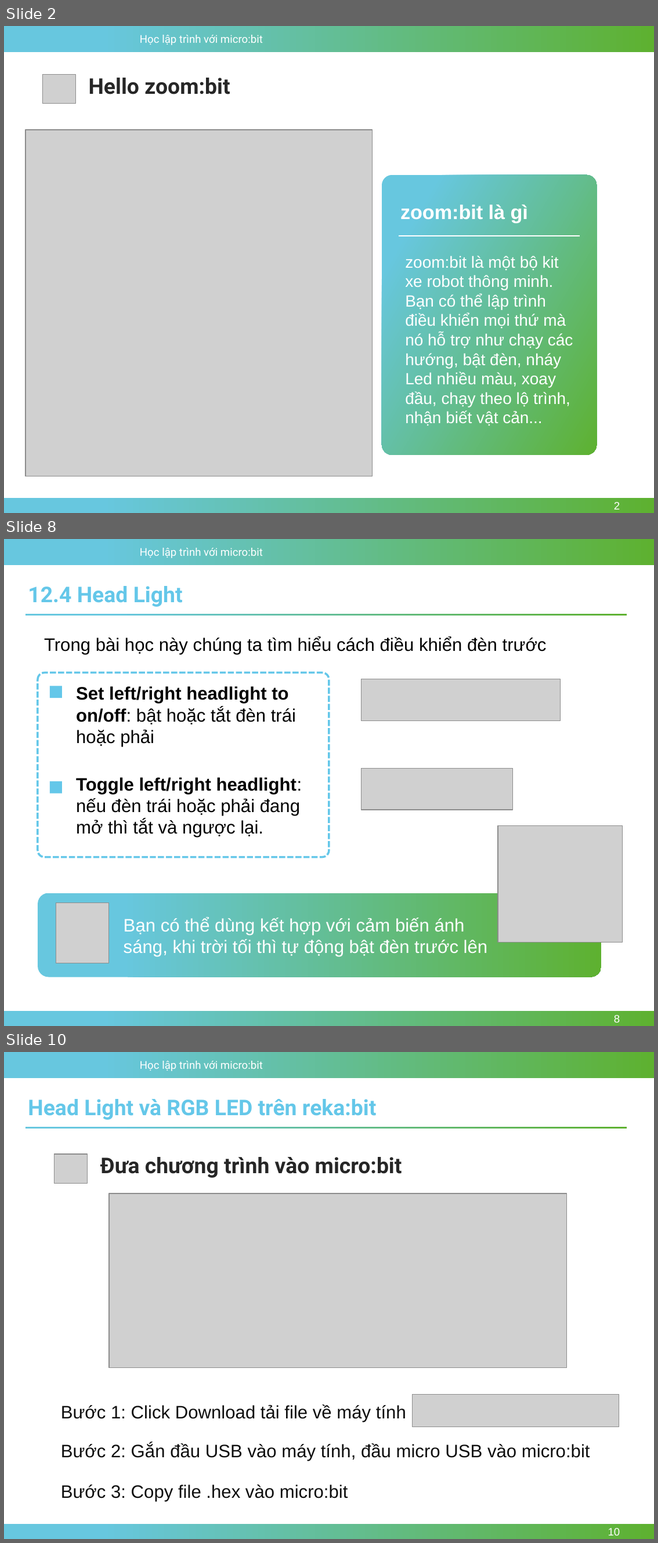
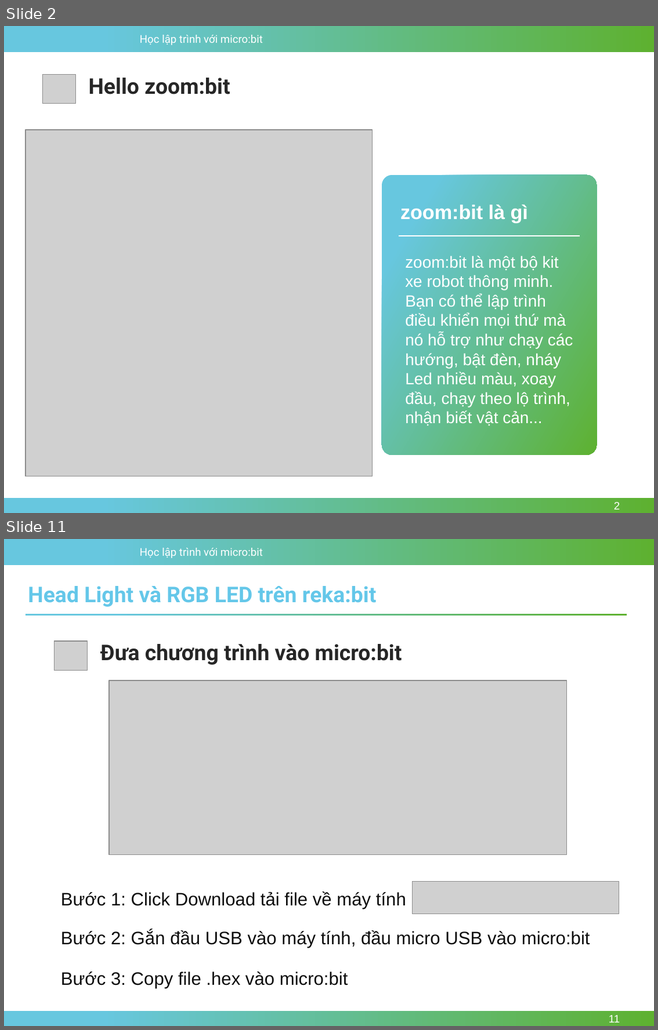
Before and after one commit to nhannn87dn/Learn-microbit, a slide deck: Lessions/Bai-16-Maker-Line-Sensor/Bai-16-Maker-Line-Sensor.pptx. Shown one above the other, each under a label of ours: slides 2, 8 and 10 before the commit, slides 2 and 11 after it; the slides between them are not shown. The pictures are 658x1543 and 658x1030 pixels, drawn with LibreOffice and Linux fonts; fonts in the diff are those of the drawing; grey boxes stand for pictures; background and template pictures are left out. Boxes give left, top, right and bottom in pixels: in the first picture for what was removed or moved away, otherwise in the second. Text is boxed around its words. In the diff, an @@ line names an element or a change of style, - is before the commit and + after.

```diff
--- a/Lessions/Bai-16-Maker-Line-Sensor/Bai-16-Maker-Line-Sensor.pptx
+++ b/Lessions/Bai-16-Maker-Line-Sensor/Bai-16-Maker-Line-Sensor.pptx
@@ slide 8 removed at (4, 539, 654, 1026), background #FFFFFF; not listed: 3 template elements that a slide beside it also shows @@
@@ text removed at (28, 586, 183, 607) @@
-12.4 Head Light
@@ rectangle removed at (25, 614, 626, 616) @@
@@ text removed at (44, 636, 546, 654) @@
-Trong bài học này chúng ta tìm hiểu cách điều khiển đèn trước
@@ rounded rectangle removed at (38, 673, 329, 857) @@
@@ rectangle removed at (49, 686, 62, 698) @@
@@ text removed at (76, 686, 296, 747) @@
-Set left/right headlight to on/off: bật hoặc tắt đèn trái hoặc phải
@@ picture removed at (361, 679, 560, 721) @@
@@ rectangle removed at (49, 781, 62, 794) @@
@@ text removed at (76, 777, 302, 838) @@
-Toggle left/right headlight: nếu đèn trái hoặc phải đang mở thì tắt và ngược lại.
@@ picture removed at (361, 769, 512, 810) @@
@@ picture removed at (498, 826, 622, 943) @@
@@ rounded rectangle removed at (38, 893, 601, 977) @@
@@ picture removed at (56, 903, 108, 963) @@
@@ text removed at (123, 917, 488, 957) @@
-Bạn có thể dùng kết hợp với cảm biến ánh sáng, khi trời tối thì tự động bật đèn trước lên
@@ page number removed at (614, 1015, 619, 1023) @@
-8
@@ what was slide 10 is now slide 11 @@
@@ page number at (608, 1015, 619, 1023): text changed @@
-10
+11
```
Also in this commit, not shown: 3 slides changed, 9 slides added, 6 other slides removed, 2 other files.
